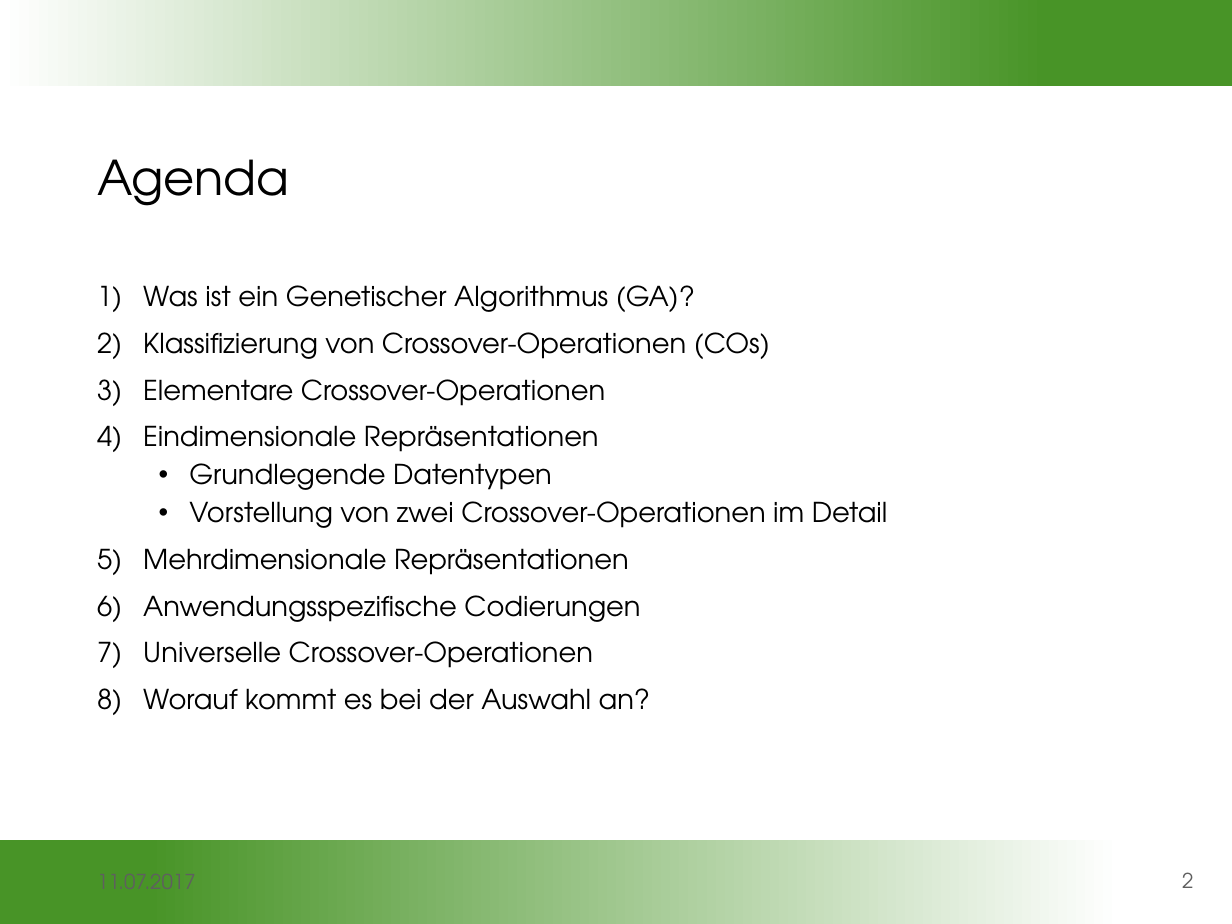
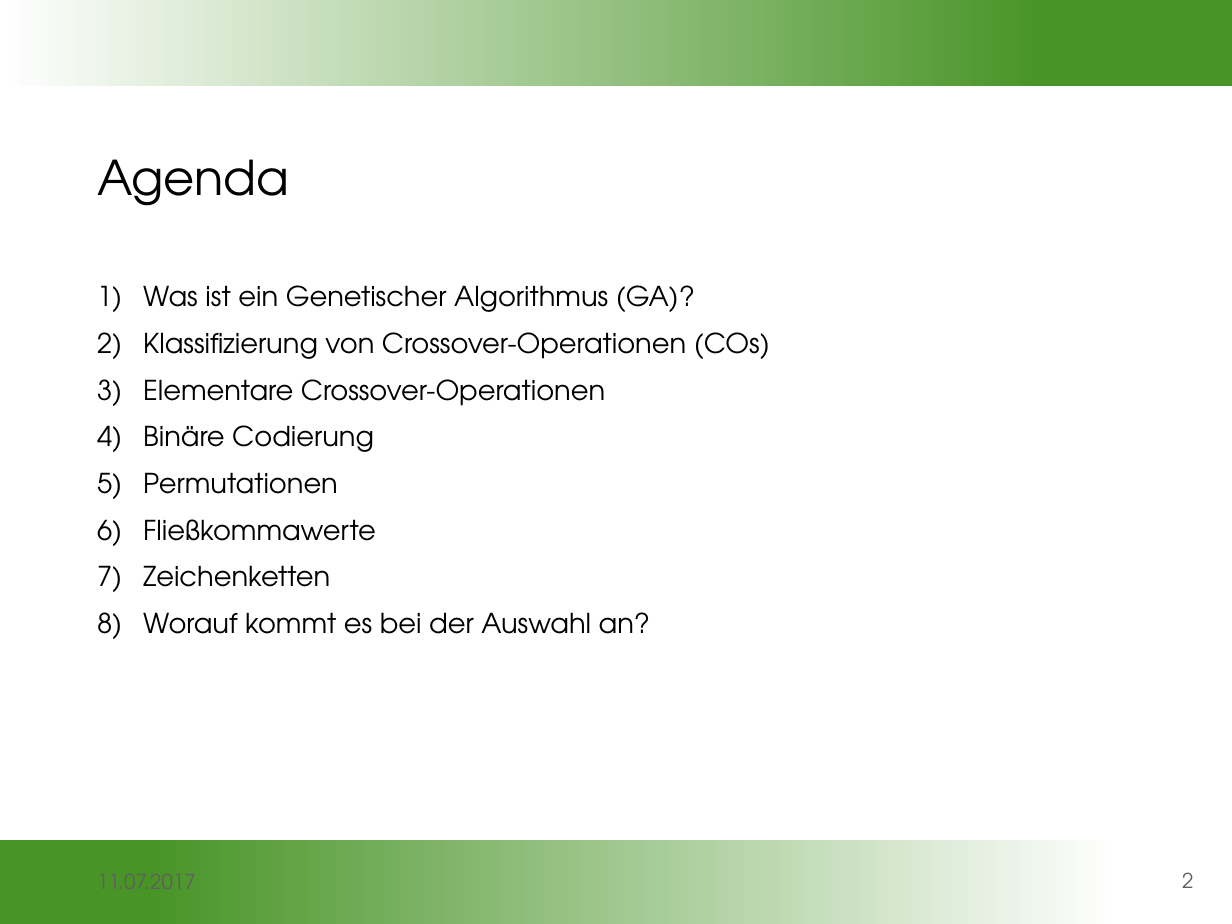
Before and after one commit to gobo7793/OC-Seminar, a slide deck: slide 2 of Vortragsfolien.pptx. Drawn at 1232x924 pixels with LibreOffice and Linux fonts; fonts in the diff are those of the drawing; background and template pictures are left out. Boxes give left, top, right and bottom in pixels: in the first picture for what was removed or moved away, otherwise in the second. Text is boxed around its words. In the diff, an @@ line names an element or a change of style, - is before the commit and + after.

```diff
--- a/Vortragsfolien.pptx
+++ b/Vortragsfolien.pptx
@@ text at box(143, 425, 376, 587): text changed @@
-4) Eindimensionale Repräsentationen
-  • Grundlegende Datentypen
-  • Vorstellung von zwei Crossover-Operationen im Detail
-5) Mehrdimensionale Repräsentationen
-6) Anwendungsspezifische Codierungen
-7) Universelle Crossover-Operationen
+4) Binäre Codierung
+5) Permutationen
+6) Fließkommawerte
+7) Zeichenketten
```
Also in this commit, not shown: 11 other slides changed.
